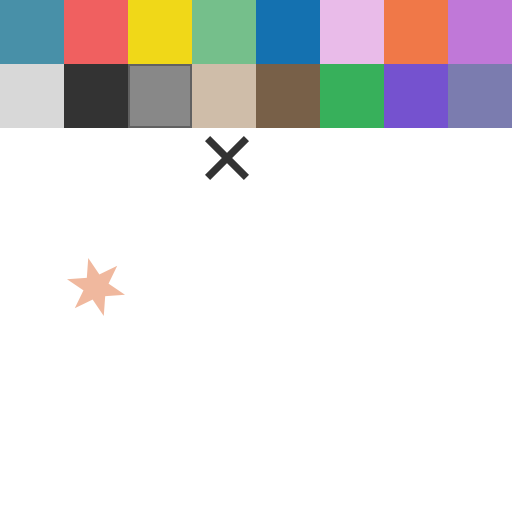
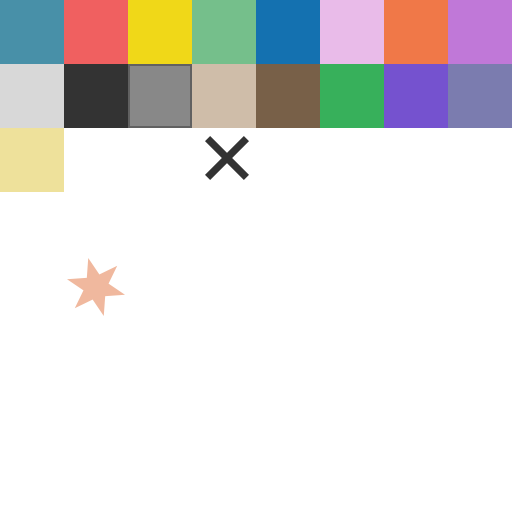
Two versions of the same layered image (512 x 512). Layer-by-layer changes:
added layer "enemy - Copia copy 16" above "enemy - Copia copy 8" over [left=0, top=128, right=64, bottom=192]
